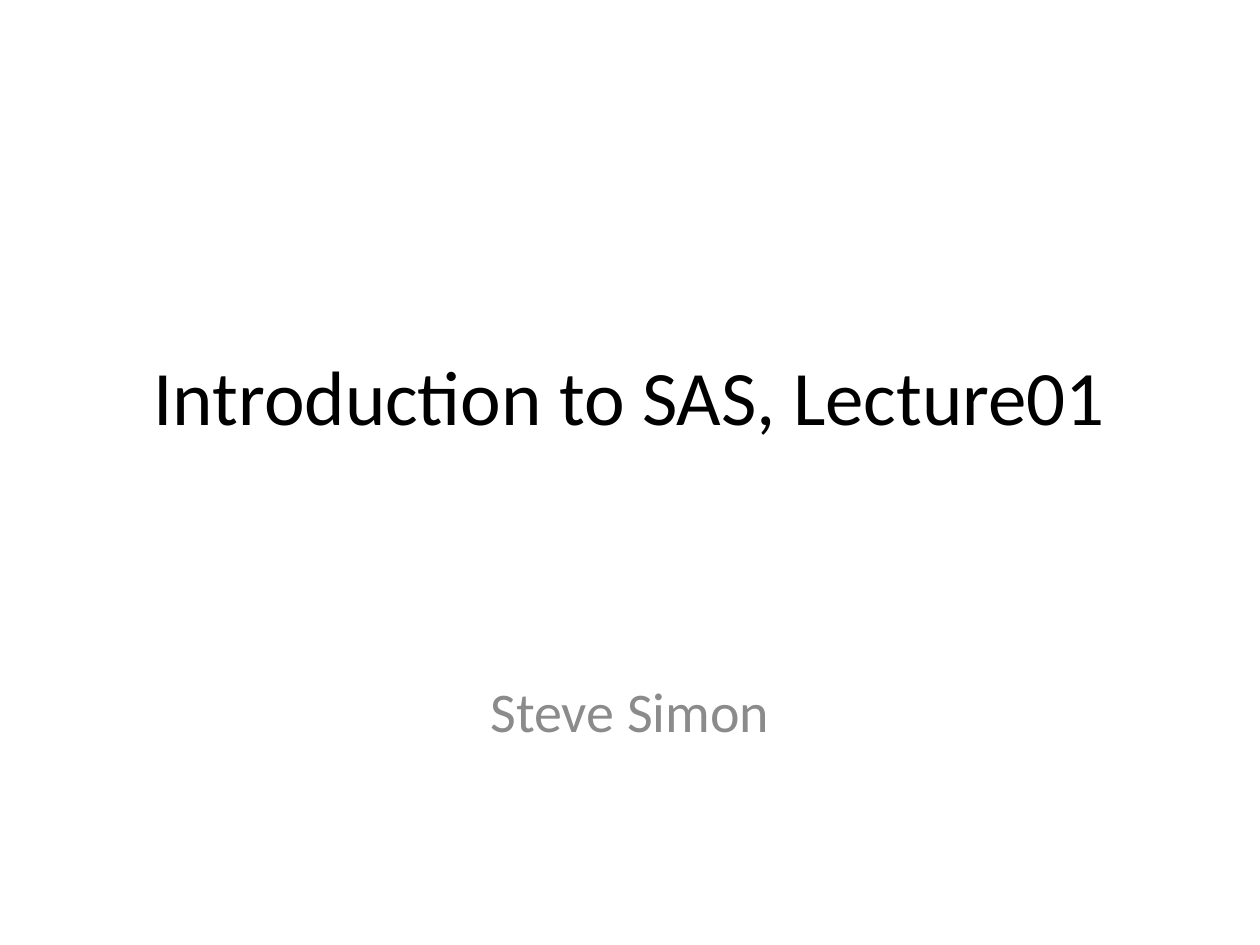
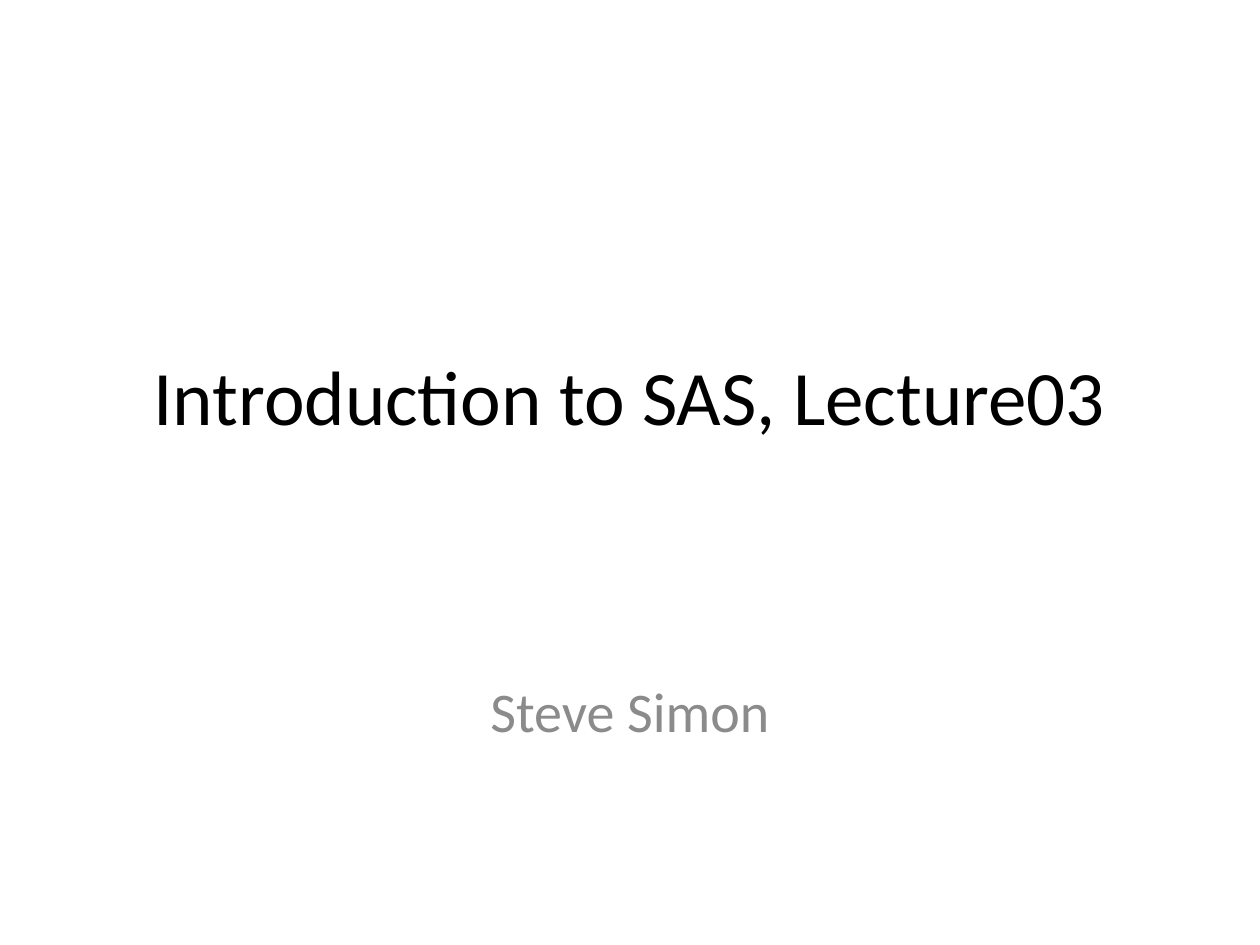
Before and after one commit to classes-simon/5507, a slide deck: slide 1 of module03/src/slides-and-speaker-notes-03.pptx. Drawn at 1260x945 pixels with LibreOffice and Linux fonts; fonts in the diff are those of the drawing. Boxes give left, top, right and bottom in pixels: in the first picture for what was removed or moved away, otherwise in the second. Text is boxed around its words. In the diff, an @@ line names an element or a change of style, - is before the commit and + after.

```diff
--- a/module03/src/slides-and-speaker-notes-03.pptx
+++ b/module03/src/slides-and-speaker-notes-03.pptx
@@ title at [154,371,1104,435]: text changed @@
-Introduction to SAS, Lecture01
+Introduction to SAS, Lecture03
```
Also in this commit, not shown: 2 slides added, 58 slides removed, 10 other files.
